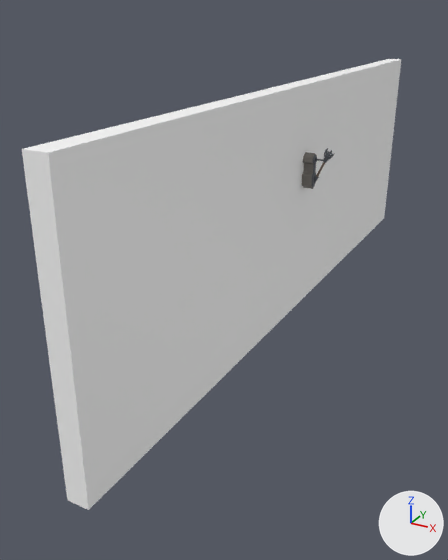
The FBX model Assets/Source/Environment/Levels/Dungeon/Rooms/Treasure Room/Models/Dungeon_Treasure_Room_Wall_02.fbx as it was, and as the next commit left it.
Both versions are drawn from a 50 mm lens placed at (-2.63, -12.43, 6.43), pointed at (-8.65, -1.48, 0.95). Arrows for +X, +Y and +Z are at lower right; the lights stay in place. Where no turn or scale is listed for an object, it has been applied to the vertices.

The first picture shows 'Dungeon_Treasure_Room_Wall_02'.
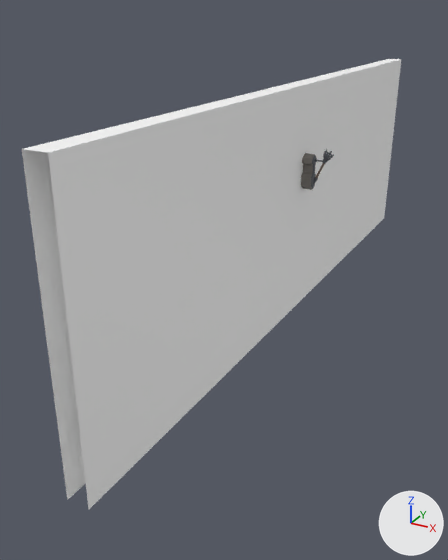
Location of each change, [x1, y1, x2, y2] in pixels of the pictures (448 x 560 px):
'Dungeon_Treasure_Room_Wall_02', reshaped
    before: [22, 59, 401, 510]
    after: [22, 59, 401, 509]

What the commit changed:
me_scene_013 has 366 vertices, 696 faces and spans x -7.9..-6.9, y -7.5..7.5, z 0.0..5.0.
me_scene_013 is used by ob_dungeon_treasure_room_wall_02; location (0.0, 0.0, 0.0).
Part 1, on me_scene_013:
Vertex 0 of me_scene_013 moves from (-7.5, 7.5, 5.0) at pixel (401, 59) to (-7.9, -7.5, 0.0) at pixel (67, 500).
Vertex 1 of me_scene_013 moves from (-7.5, 7.5, 0.0) at pixel (384, 218) to (-7.9, -2.5, 5.0) at pixel (234, 96).
Vertex 2 of me_scene_013 moves from (-7.9, 2.5, 0.0) to (-7.9, -7.5, 5.0) at pixel (21, 149).
Vertex 3 of me_scene_013 moves from (-7.9, 7.5, 5.0) at pixel (388, 58) to (-7.5, -7.5, 0.0) at pixel (88, 510).
Vertex 4 of me_scene_013 moves from (-7.9, 7.5, 0.0) to (-7.5, -7.5, 5.0) at pixel (48, 152).
Vertex 5 of me_scene_013 moves from (-7.9, -7.5, 0.0) at pixel (67, 500) to (-7.5, -2.5, 0.0) at pixel (249, 351).
Vertex 6 of me_scene_013 moves from (-7.9, -2.5, 5.0) at pixel (234, 96) to (-7.5, 2.5, 5.0) at pixel (347, 73).
Vertex 7 of me_scene_013 moves from (-7.9, -7.5, 5.0) at pixel (21, 149) to (-7.5, 7.5, 5.0) at pixel (401, 59).
Vertex 8 of me_scene_013 moves from (-7.5, -7.5, 0.0) at pixel (88, 510) to (-7.5, 7.5, 0.0) at pixel (384, 218).
Vertex 9 of me_scene_013 moves from (-7.5, -7.5, 5.0) at pixel (48, 152) to (-7.9, 2.5, 0.0).
Vertex 10 of me_scene_013 moves from (-7.5, -2.5, 5.0) at pixel (254, 98) to (-7.9, 7.5, 5.0) at pixel (388, 58).
Vertex 11 of me_scene_013 moves from (-7.5, -2.5, 0.0) at pixel (249, 351) to (-7.9, 7.5, 0.0).
Vertex 14 of me_scene_013 moves from (-7.5, 2.5, 5.0) at pixel (347, 73) to (-7.5, -2.5, 5.0) at pixel (254, 98).
